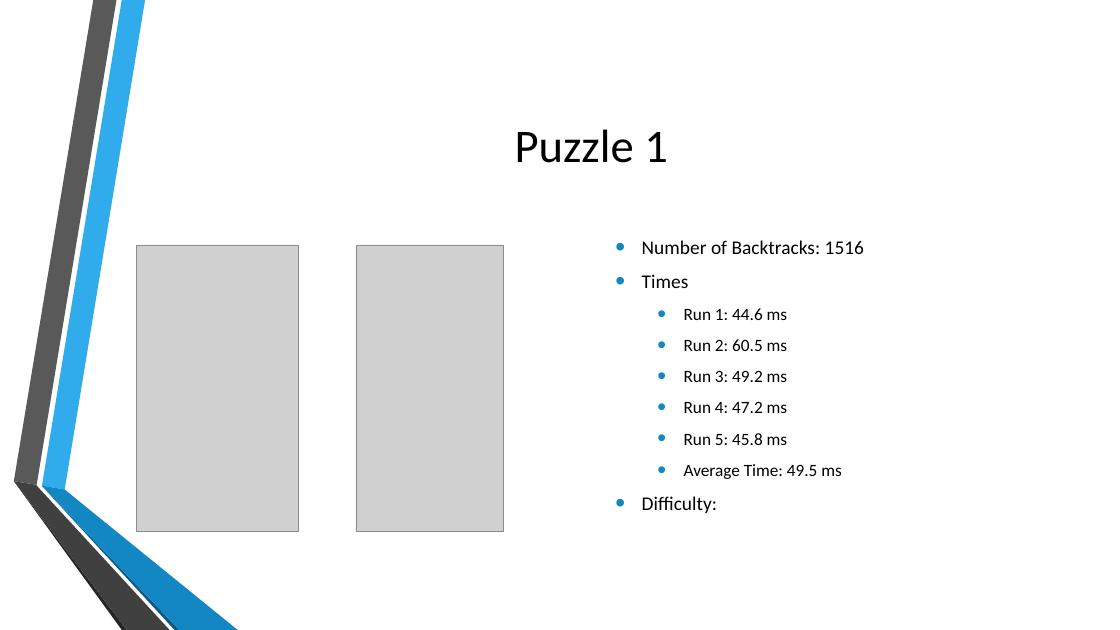
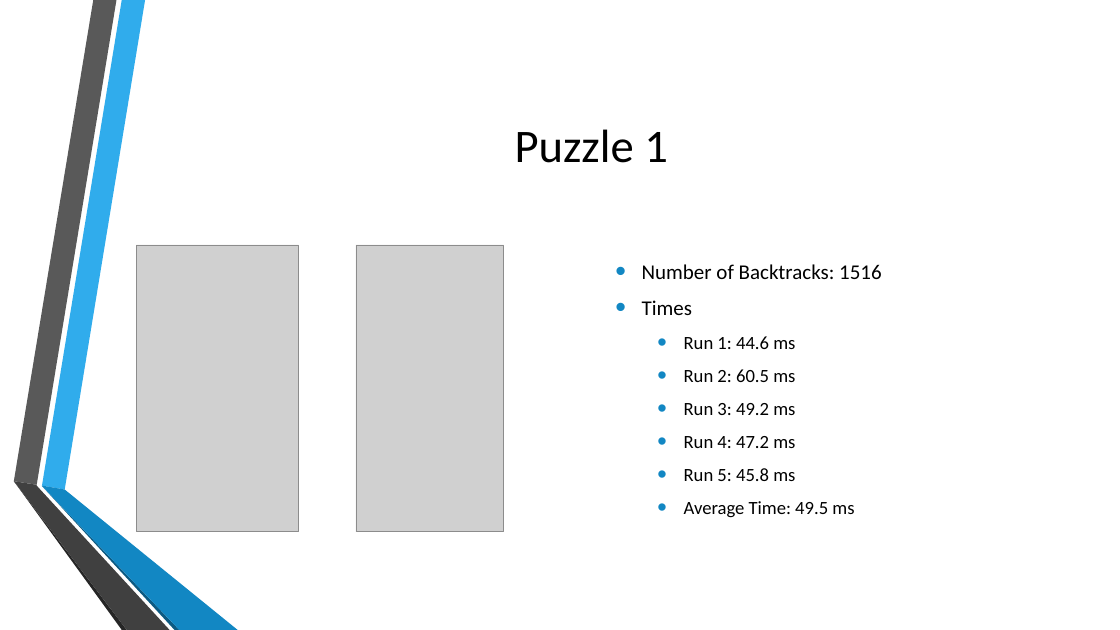
Before and after one commit to BionicScout/LTU-AI-Group_Project, a slide deck: slide 16 of AI TermProject Presentation.pptx. Drawn at 1120x630 pixels with LibreOffice and Linux fonts; fonts in the diff are those of the drawing; grey boxes stand for pictures; background and template pictures are left out. Boxes give left, top, right and bottom in pixels: in the first picture for what was removed or moved away, otherwise in the second. Text is boxed around its words. In the diff, an @@ line names an element or a change of style, - is before the commit and + after.

```diff
--- a/AI TermProject Presentation.pptx
+++ b/AI TermProject Presentation.pptx
@@ text "Number of Backtracks: 1516" at bbox=[642, 264, 882, 518]: size 16.6 to 18 pt in "Number of Backtracks: 1516", "Times"; size 14.8 to 16 pt in "Run 1: 44.6 ms", "Run 2: 60.5 ms", "Run 3: 49.2 ms", "Run 4: 47.2 ms" and 2 more places @@
@@ text at bbox=[642, 496, 717, 513]: paragraph removed @@
-• Difficulty:
```
Also in this commit, not shown: 4 other slides changed, 1 other file.
